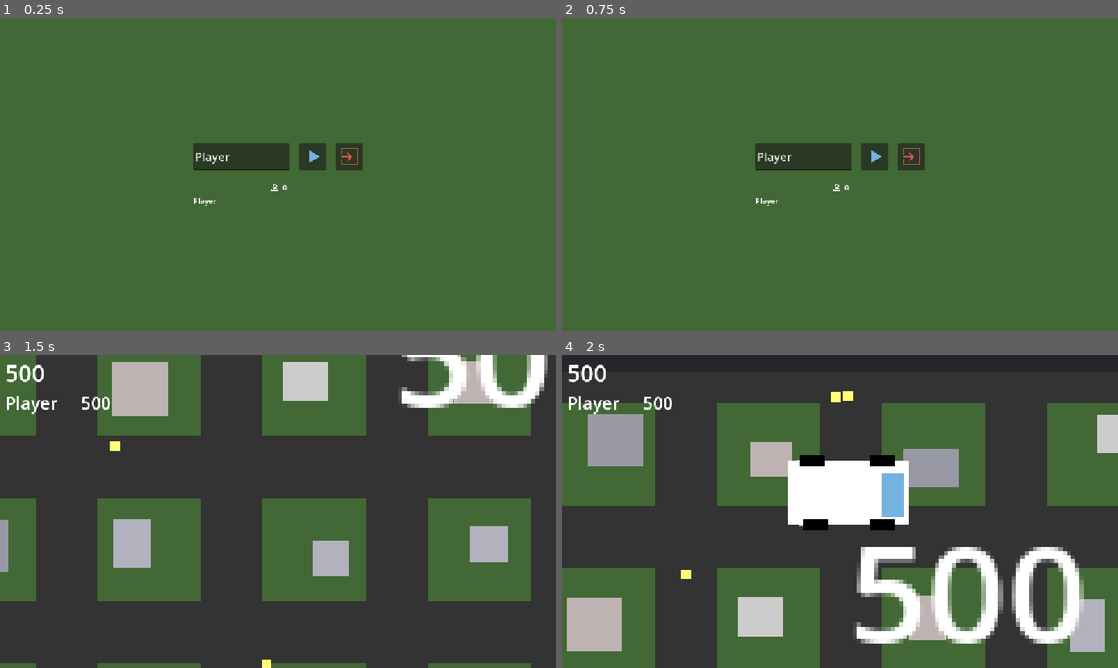
Above: before the commit, frames 1-4 (two rows, left to right).
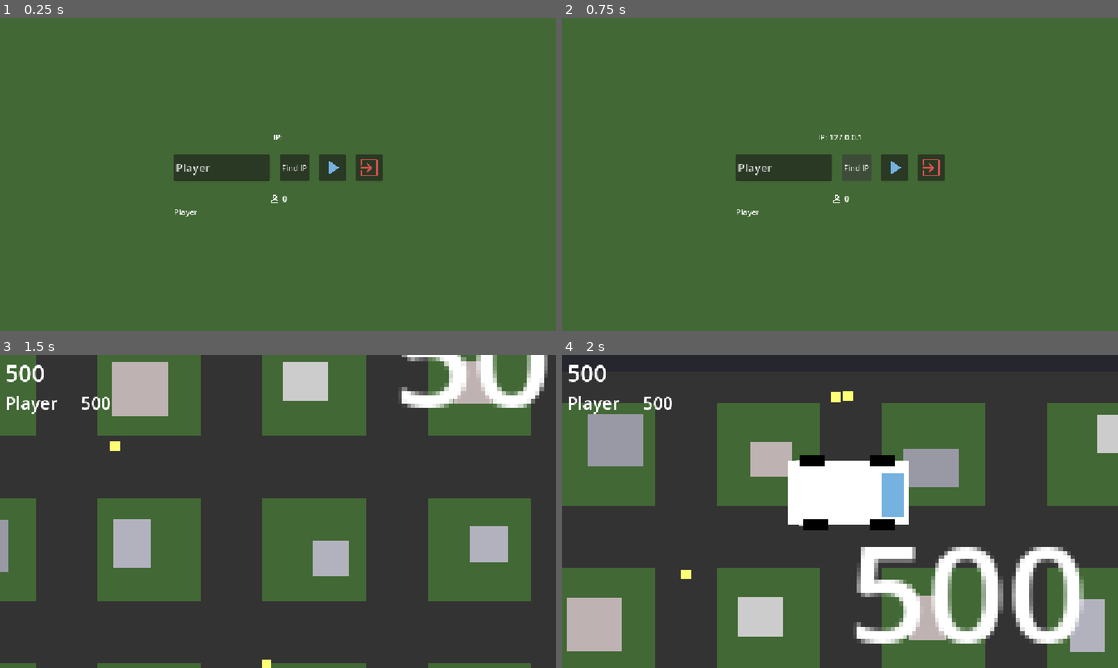
Above: after the commit, the same moments.

Repository: Bolb2019/Nexus
Game: Godot game, scene res://Menu/Lobby/server_lobby.tscn
Same seed, same stepped clock (60 frames per second), same inputs: the game is played once before the commit and once after it. This scene is started directly instead of the project's main scene.
Inputs (mouse positions are in pixels of both pictures, inside the frame that each line leads up to; where the layout moved, square brackets give the same spot in the first picture):
- Up to frame 1 (0.25 s): no input
- Up to frame 2 (0.75 s): click (856, 168) at 0.5 s, where only the run after the commit has a clickable "Find IP"
- Up to frame 3 (1.5 s): click (333, 505) [311, 492] at 1.25 s
- Up to frame 4 (2 s): no input

The runs differ from the first frame. In frame 1, 3.1% of the frame differs, in the area x 31-69%, y 37-64%; in frame 2, 3.2%; in frame 3, nothing differs; in frame 4, nothing differs.

Commit message:
feat: find IP button

Diff:
--- a/nexus/Menu/Lobby/server_lobby.gd
+++ b/nexus/Menu/Lobby/server_lobby.gd
@@ -12,3 +12,14 @@
 
 func _on_play_button_pressed() -> void:
 	Lobby.start_game.rpc($City.get_data())
+
+
+func _on_ip_pressed() -> void:
+	$VBoxContainer/Label.text = "IP: " + str(get_local_ip())
+
+func get_local_ip() -> String:
+	for address in IP.get_local_addresses():
+		if "." in address and not address.begins_with("127.") and not address.begins_with("169.254."):
+			if address.begins_with("192.168.") or address.begins_with("10.") or (address.begins_with("172.") and int(address.split(".")[1]) >= 16 and int(address.split(".")[1]) <= 31):
+				return address
+	return "127.0.0.1"
--- a/nexus/Menu/Lobby/server_lobby.tscn
+++ b/nexus/Menu/Lobby/server_lobby.tscn
@@ -33,6 +33,11 @@
 grow_vertical = 2
 theme_override_constants/separation = 24
 
+[node name="Label" type="Label" parent="VBoxContainer" unique_id=1205921917]
+layout_mode = 2
+text = "IP:"
+horizontal_alignment = 1
+
 [node name="HBoxContainer" type="HBoxContainer" parent="VBoxContainer" unique_id=1046129748]
 layout_mode = 2
 theme_override_constants/separation = 20
@@ -43,6 +48,10 @@
 layout_mode = 2
 theme_override_font_sizes/font_size = 24
 placeholder_text = "Name"
+
+[node name="IP" type="Button" parent="VBoxContainer/HBoxContainer" unique_id=113555102]
+layout_mode = 2
+text = "Find IP"
 
 [node name="PlayButton" type="Button" parent="VBoxContainer/HBoxContainer" unique_id=1900949750]
 unique_name_in_owner = true
@@ -56,5 +65,6 @@
 [node name="LobbyCommon" parent="VBoxContainer" unique_id=590350303 instance=ExtResource("3_dyuql")]
 layout_mode = 2
 
+[connection signal="pressed" from="VBoxContainer/HBoxContainer/IP" to="." method="_on_ip_pressed"]
 [connection signal="pressed" from="VBoxContainer/HBoxContainer/PlayButton" to="." method="_on_play_button_pressed"]
 [connection signal="pressed" from="VBoxContainer/HBoxContainer/ExitButton" to="." method="_on_exit_button_pressed"]
--- a/nexus/project.godot
+++ b/nexus/project.godot
@@ -24,7 +24,7 @@
 [display]
 
 window/stretch/mode="canvas_items"
-window/stretch/aspect="expand"
+window/stretch/aspect="keep_width"
 
 [dotnet]
 
